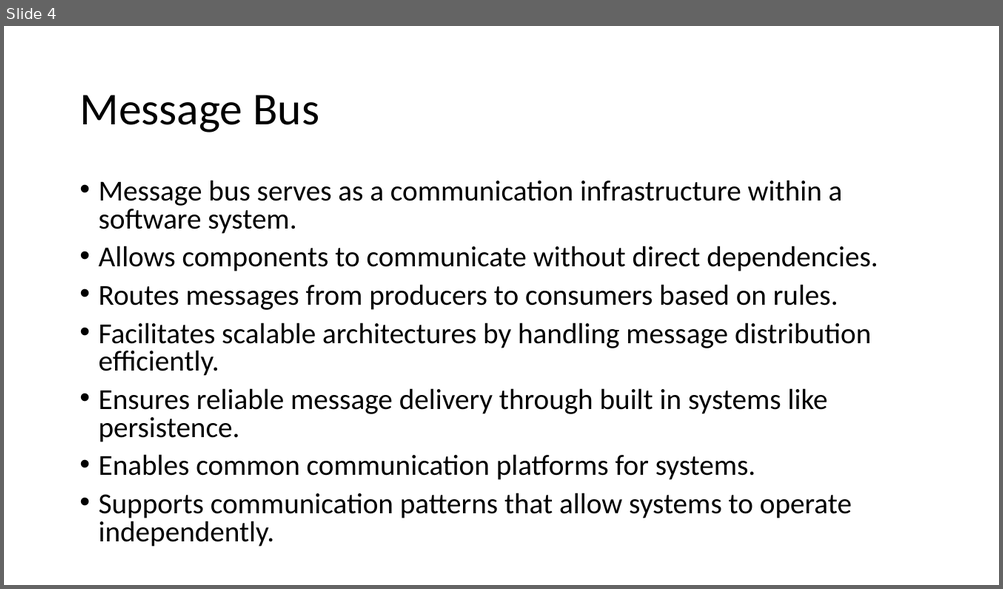
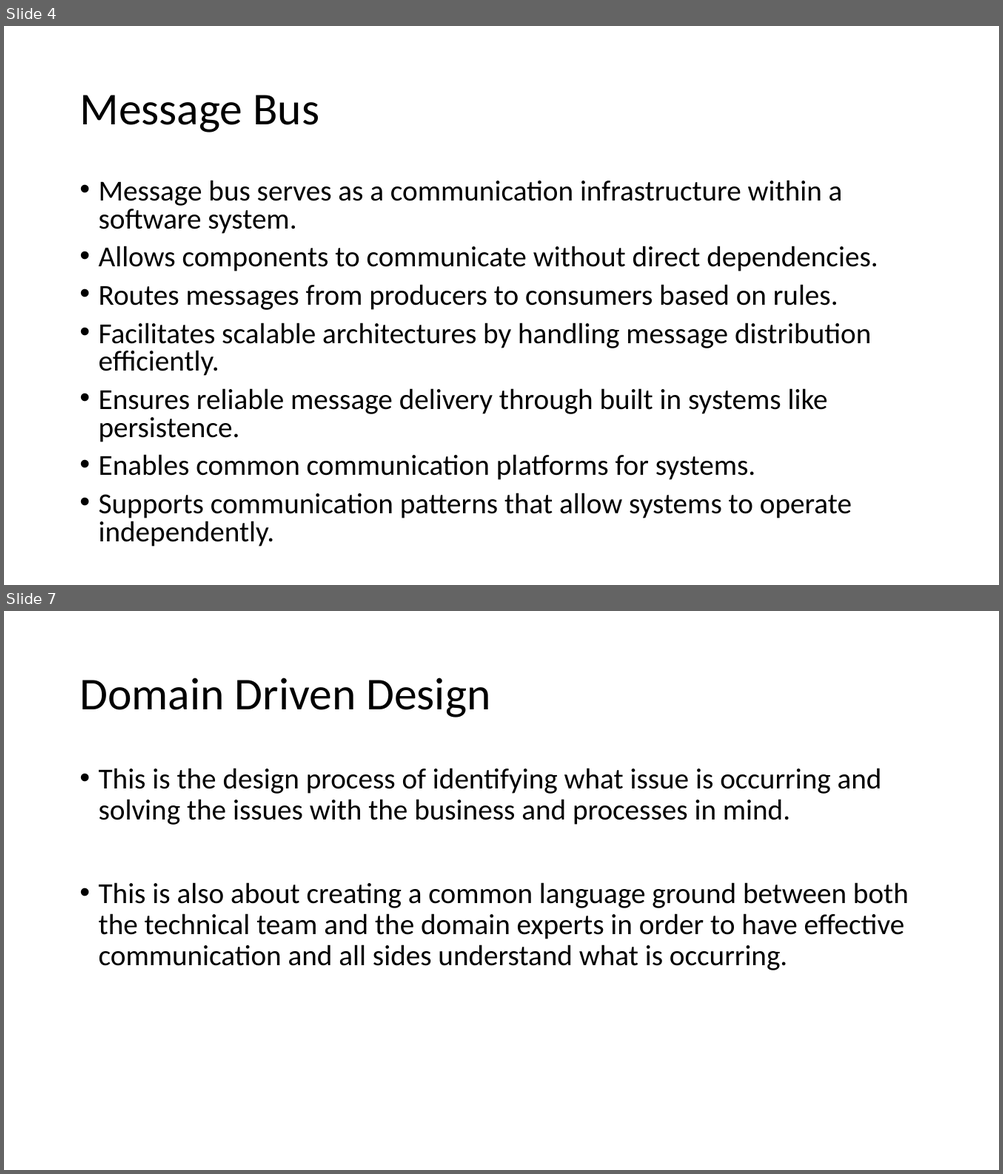
Before and after one commit to EricDeBuitleir/FYP-Public, a slide deck: Final Year Project/Architecture Application Presentation.pptx. Shown one above the other, each under a label of ours: slide 4 before the commit, slides 4 and 7 after it; the slides between them are not shown. The pictures are 1003x589 and 1003x1174 pixels, drawn with LibreOffice and Linux fonts; fonts in the diff are those of the drawing. Boxes give left, top, right and bottom in pixels: in the first picture for what was removed or moved away, otherwise in the second. Text is boxed around its words. In the diff, an @@ line names an element or a change of style, - is before the commit and + after.

```diff
--- a/Final Year Project/Architecture Application Presentation.pptx
+++ b/Final Year Project/Architecture Application Presentation.pptx
@@ slide 7 added at bbox=[4, 611, 999, 1170], background #FFFFFF @@
@@ title added at bbox=[79, 678, 490, 718], 44 pt, text #000000 @@
+Domain Driven Design
@@ text added at bbox=[99, 768, 908, 971], 28 pt, text #000000 @@
+• This is the design process of identifying what issue is occurring and solving the issues with the business and processes in mind.
+• This is also about creating a common language ground between both the technical team and the domain experts in order to have effective communication and all sides understand what is occurring.
```
Also in this commit, not shown: 7 other slides added, 1 slide removed.
